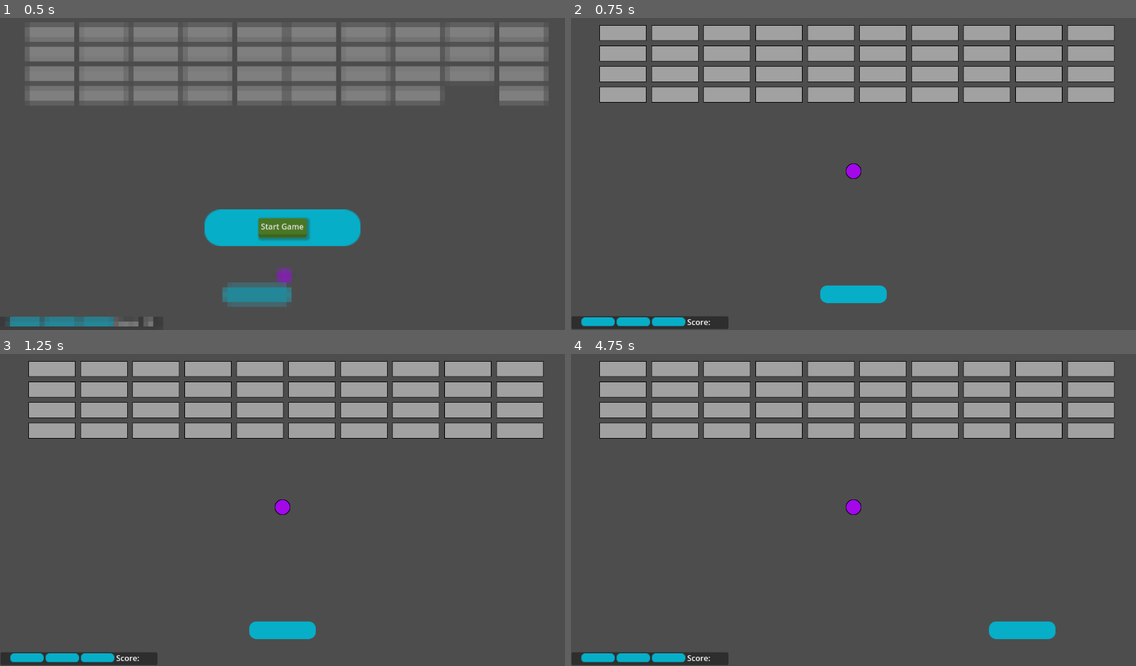
Above: before the commit, frames 1-4 (two rows, left to right).
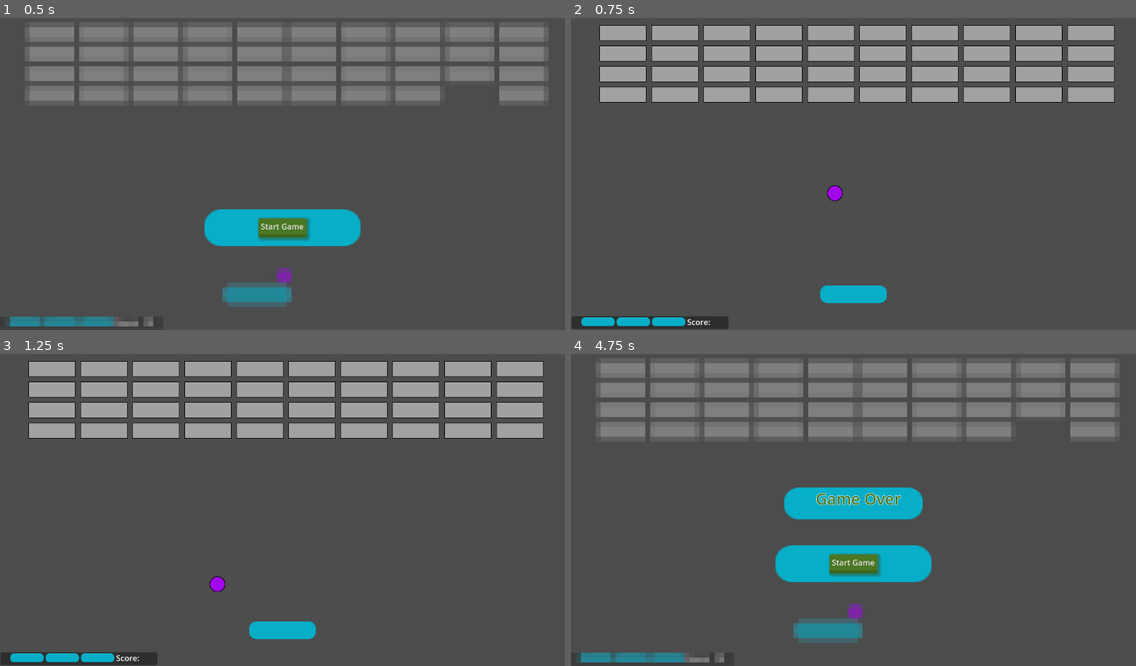
Above: after the commit, the same moments.

Repository: adrianschofield/unshaped-godot-block
Game: Godot game, scene res://Scenes/level_0.tscn
Same seed, same stepped clock (60 frames per second), same inputs: the game is played once before the commit and once after it. Sound files missing from this copy of the repository are replaced by a short silence.
Inputs:
- Up to frame 1 (0.5 s): no input
- Up to frame 2 (0.75 s): click "Start Game" at 0.5 s
- Up to frame 3 (1.25 s): no input
- Up to frame 4 (4.75 s): hold D (move_right) 1.28-2.03 s; hold A (move_left) 2.03-2.78 s; hold D (move_right) 2.78-4.28 s; hold A (move_left) from 4.28 s (still down)

Frame 1 is identical in both runs. In frame 2, 0.2% of the frame differs, in the area x 45-52%, y 46-59%; in frame 3, 0.2%; in frame 4, 26%, in the area x 0-97%, y 2-99%.
Error before the commit: Invalid access to property or key 'speed_multiplier' on a base object of type 'Node (global.gd)'. (res://Scripts/ball.gd:123)

Commit message:
Reworked initial ball direction

Diff:
--- a/Scripts/ball.gd
+++ b/Scripts/ball.gd
@@ -4,7 +4,7 @@
 const MIN_MOVE_SPEED : float = 250.0
 
 # Multiplier to change ball speed when it collides with the player
-@export var SPEED_MULTIPLIER : float = 1.5
+@export var SPEED_MULTIPLIER : float = 1.1
 
 # TODO calculate this from the scene or something
 const BALL_WIDTH : int = 32
@@ -21,7 +21,7 @@
 
 # initial speed of ball and it's velocity
 @export var move_speed : float = 350.0
-var my_velocity = Vector2(0,0)
+# var my_velocity = Vector2(0,0)
 
 # I need to manage when the player misses the ball
 var player_missed : bool = false
@@ -48,35 +48,8 @@
 	position.y = (max_pos.y - min_pos.y) / 2
 	position.x = (max_pos.x - min_pos.x) / 2
 
-	# initially the ball should have a random velocity down towards the player
-	# We want the ball to drop within a 90 degree angle
-	# So first calculate a random speed for the ball
-	var rng = RandomNumberGenerator.new()
-	var start_speed_multiplier = rng.randf_range(MIN_MOVE_SPEED, MAX_MOVE_SPEED)
-
-	# Now we need to determine x and y
-	# x can be anywhere from -1 to 1
-	# y must always be positive so the ball falls
-	# Calculate the x direction
-	var x_direction = rng.randf_range(-1.0, 1.0)
-
-	# y direction is more complicated because we want it to be 45 degrees either
-	# side of x = 0 (I need to draw a diagram in comments)
-	# For the direction to be 45 degrees the y direction component cannot be more
-	# than the x direction
-	# If x is negative we need to make it positive before determining y
-	# If x is positive it's fine
-	var y_direction = 0
-	if x_direction < 0 :
-		y_direction = rng.randf_range(-(x_direction), 1.0)
-	else :
-		y_direction = rng.randf_range(x_direction, 1.0)
-	# DBG
-	# print(x_direction, " ", y_direction)
-
-	# Now factor in the speed to get the values for the velocity vector
-	my_velocity.x = x_direction * start_speed_multiplier
-	my_velocity.y = y_direction * start_speed_multiplier
+	# set the initial velocity
+	calc_ball_initial_velocity()
 
 	# connect our signals
 	Global.level_finished.connect(ball_level_finished)
@@ -97,34 +70,35 @@
 
 	# Before we move the ball let's see if they'll be outside the camera
 	if position.x < min_x:
-		my_velocity.x = -(my_velocity.x)
-	else:
-		my_velocity.x -= 1
+		velocity.x = -(velocity.x)
+	else:
+		velocity.x -= 1
 
 	if position.x > max_x:
-		my_velocity.x = -(my_velocity.x)
-	else:
-		my_velocity.x += 1
+		velocity.x = -(velocity.x)
+	else:
+		velocity.x += 1
 
 	if position.y < min_y:
-		my_velocity.y = -(my_velocity.y)
-	else:
-		my_velocity.y -= 1
+		velocity.y = -(velocity.y)
+	else:
+		velocity.y -= 1
 
 	# for the max of y if we got further than y = PLAYER_Y we passed the bat and so
 	# we lose a life
 	if position.y > Global.PLAYER_Y:
 		missed_player()
 	else:
-		my_velocity.y += 1
+		velocity.y += 1
 
 	if player_missed == false:
 		# normalize the velocity to prevent fast diagonal movement
-		my_velocity = my_velocity.normalized() * (move_speed * Global.speed_multiplier)
-		velocity = my_velocity
+		# my_velocity = my_velocity.normalized() * (move_speed * SPEED_MULTIPLIER)
+		# my_velocity = my_velocity.normalized() * (move_speed)
+		# velocity = my_velocity
 
 		# Move the ball and see if we collided with the player
-		var collision = move_and_collide(my_velocity * _delta)
+		var collision = move_and_collide(velocity * _delta)
 		# TODO if this a collision with the player I need to alter the velocity of the ball
 		# based on the velocity of the player
 		if collision:
@@ -132,27 +106,29 @@
 				# OK we collided with the player
 				var player_velocity = collision.get_collider_velocity()
 				# DBG
-				print("Ball Velocity before change ", my_velocity.x, " ", my_velocity.y)
+				# print("Ball Velocity before change ", velocity.x, " ", velocity.y)
 				# There are four different scenarios we need to handle
 				# Speed the ball up if player and ball are going in the same direction
-				if (player_velocity.x > 0 and my_velocity.x > 0) or (player_velocity.x < 0 and my_velocity.x < 0) :
-					my_velocity.x = my_velocity.x * SPEED_MULTIPLIER
+				if (player_velocity.x > 0 and velocity.x > 0) or (player_velocity.x < 0 and velocity.x < 0) :
+					velocity.x = velocity.x * SPEED_MULTIPLIER
 				# Slow the ball down if player and ball are going in opposite directions
-				elif (player_velocity.x < 0 and my_velocity.x > 0) or (player_velocity.x > 0 and my_velocity.x < 0):
-					my_velocity.x = my_velocity.x * (1 / SPEED_MULTIPLIER)
+				elif (player_velocity.x < 0 and velocity.x > 0) or (player_velocity.x > 0 and velocity.x < 0):
+					velocity.x = velocity.x * (1 / SPEED_MULTIPLIER)
 				# After adjusting the x we want to make sure that the y velocity does not
 				# allow the ball to get too horizontal. We can do this by compaing the ratio
 				# of x and y and tweaking y if required
-				if (my_velocity.x < 0):
-					if (my_velocity.y / -(my_velocity.x) < 0.5 ):
-						my_velocity.y = -(my_velocity.x) * 0.5
-				elif (my_velocity.x > 0) :
-					if (my_velocity.y / my_velocity.x < 0.5 ):
-						my_velocity.y = my_velocity.x * 0.5
+				if (velocity.x < 0):
+					if (velocity.y / -(velocity.x) < 0.5 ):
+						velocity.y = -(velocity.x) * 0.5
+				elif (velocity.x > 0) :
+					if (velocity.y / velocity.x < 0.5 ):
+						velocity.y = velocity.x * 0.5
+				# Finally update the actual speed
+				move_speed = move_speed * SPEED_MULTIPLIER
 			# Always adjust the y component to "bounce" the ball
-			my_velocity.y = -(my_velocity.y)
+			# my_velocity.y = -(my_velocity.y)
 			# DBG
-			print("Ball Velocity after change ", my_velocity.x, " ",my_velocity.y)
+			# print("Ball Velocity after change ", velocity.x, " ",velocity.y)
 
 func hit_block():
 	# DBG
@@ -160,9 +136,9 @@
 	# When we hit a block we want to bounce off the block in the opposite direction
 	# TODO there are some edge cases that mean we bounce off the side of a block
 	# which are not handled here
-	my_velocity.y = -(my_velocity.y)
-	my_velocity = my_velocity.normalized() * move_speed
-	velocity = my_velocity
+	# TODO replace with bounce()
+	velocity.y = -(velocity.y)
+	velocity = velocity.normalized() * move_speed
 
 func missed_player():
 	# DBG
@@ -193,3 +169,52 @@
 	#DBG
 	print("ball_level_finished")
 	queue_free()
+
+func calc_ball_initial_velocity():
+	# initially the ball should have a random velocity down towards the player
+	# We want the ball to drop within a 90 degree angle but not straight down
+	# So first calculate a random speed for the ball
+	var rng = RandomNumberGenerator.new()
+	var start_speed_multiplier = rng.randf_range(MIN_MOVE_SPEED, MAX_MOVE_SPEED)
+
+	# OK with a better understanding of Linear Algebra I should be able to
+	# make this easier to understand
+
+	# Initially we need a downward vector so y is always 1
+	var initial_velocity = Vector2(0,1)
+
+	# Now we need to create the x component
+	# x can be between -1 and -0.5 or between 0.5 and 1
+	var x = 0.0
+	while (x > -0.5 and x < 0.5):
+		x = rng.randf_range(-1.0, 1.0)
+
+	print(x)
+	initial_velocity.x = x
+
+	# Apply the velocity to the ball
+	velocity = initial_velocity.normalized() * start_speed_multiplier
+
+	# Now we need to determine x and y
+	# x can be anywhere from -1 to 1
+	# y must always be positive so the ball falls
+	# Calculate the x direction
+	# var x_direction = rng.randf_range(-1.0, 1.0)
+
+	# y direction is more complicated because we want it to be 45 degrees either
+	# side of x = 0 (I need to draw a diagram in comments)
+	# For the direction to be 45 degrees the y direction component cannot be more
+	# than the x direction
+	# If x is negative we need to make it positive before determining y
+	# If x is positive it's fine
+	#var y_direction = 0
+	#if x_direction < 0 :
+		#y_direction = rng.randf_range(-(x_direction), 1.0)
+	#else :
+		#y_direction = rng.randf_range(x_direction, 1.0)
+	# DBG
+	# print(x_direction, " ", y_direction)
+
+	# Now factor in the speed to get the values for the velocity vector
+	#my_velocity.x = x_direction * start_speed_multiplier
+	#my_velocity.y = y_direction * start_speed_multiplier
